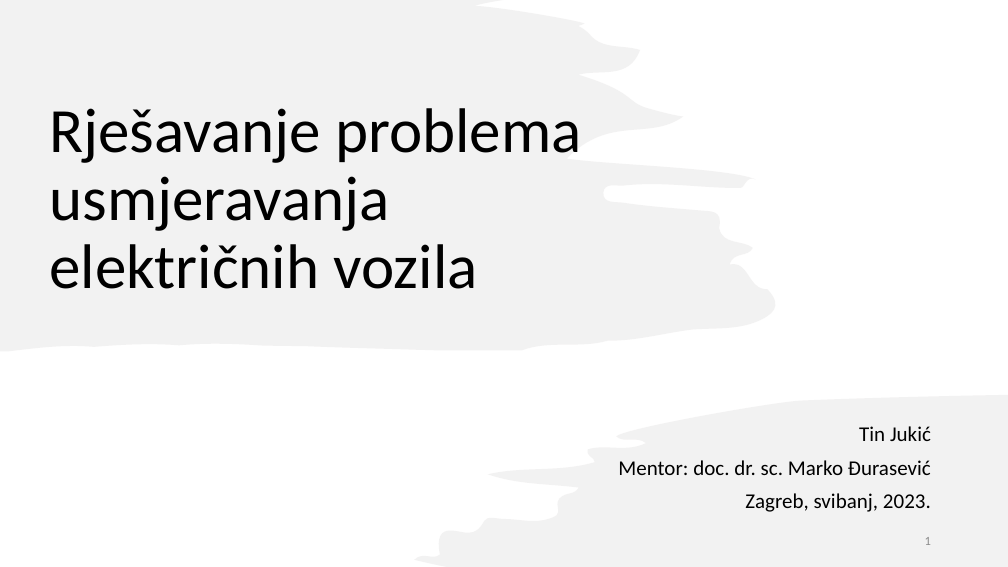
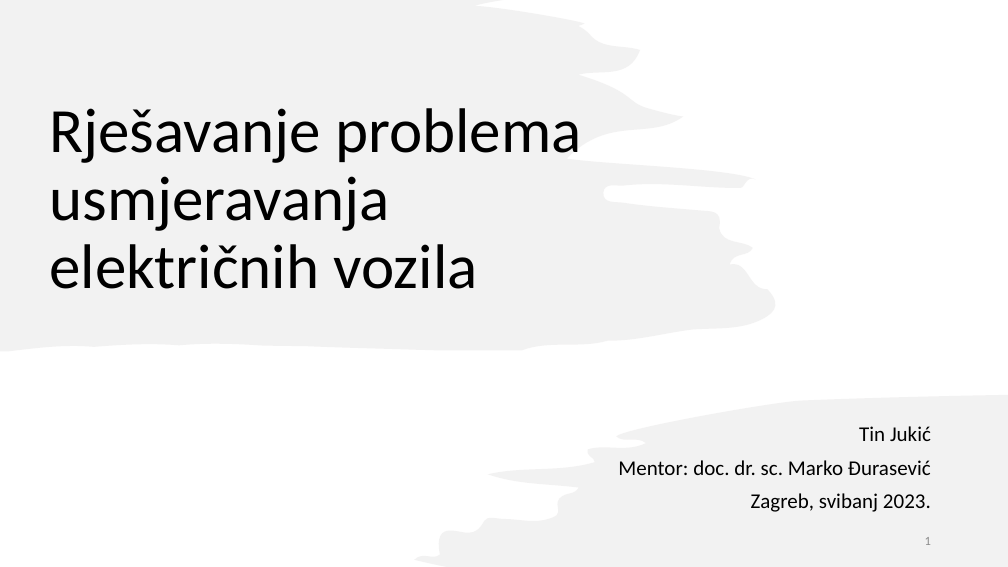
Before and after one commit to TinJukic/Seminar-2, a slide deck: slide 1 of Rješavanje problema usmjeravanja električnih vozila - Tin Jukić.pptx. Drawn at 1008x567 pixels with LibreOffice and Linux fonts; fonts in the diff are those of the drawing. Boxes give left, top, right and bottom in pixels: in the first picture for what was removed or moved away, otherwise in the second. Text is boxed around its words. In the diff, an @@ line names an element or a change of style, - is before the commit and + after.

```diff
--- a/Rješavanje problema usmjeravanja električnih vozila - Tin Jukić.pptx
+++ b/Rješavanje problema usmjeravanja električnih vozila - Tin Jukić.pptx
@@ subtitle at <box>751,493,931,512</box>: text changed @@
-Zagreb, svibanj, 2023.
+Zagreb, svibanj 2023.
```
